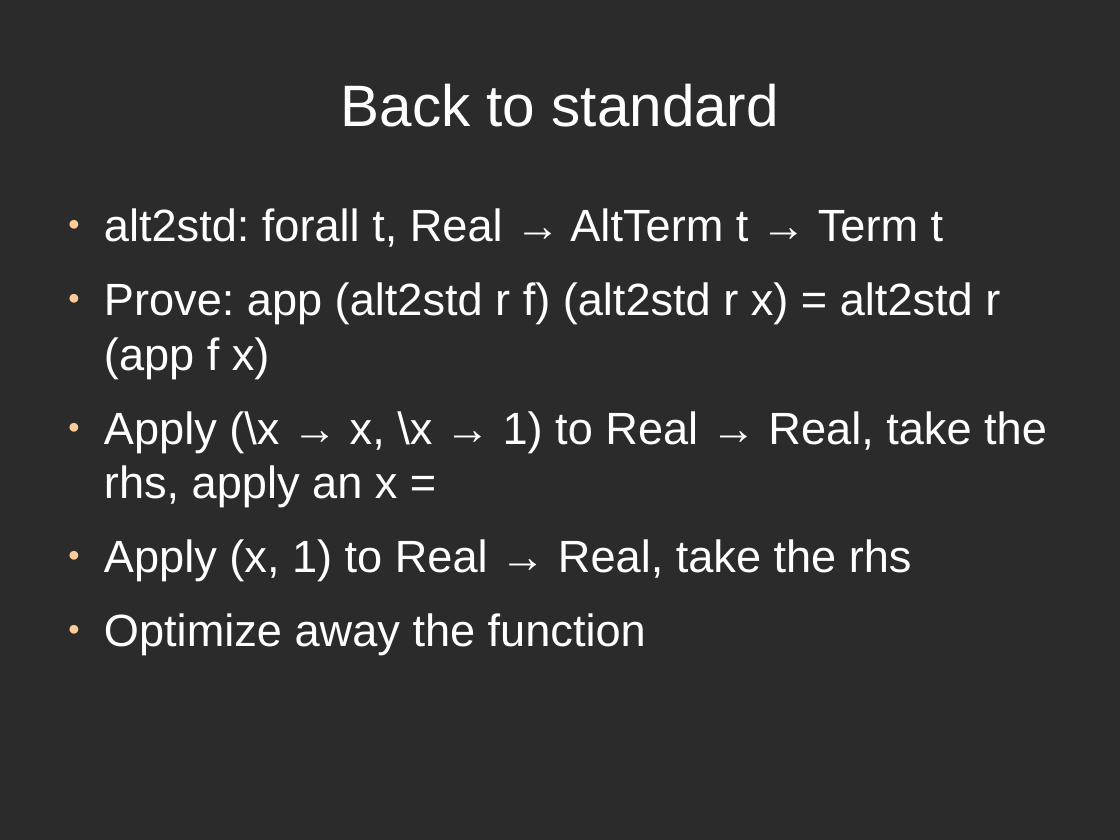
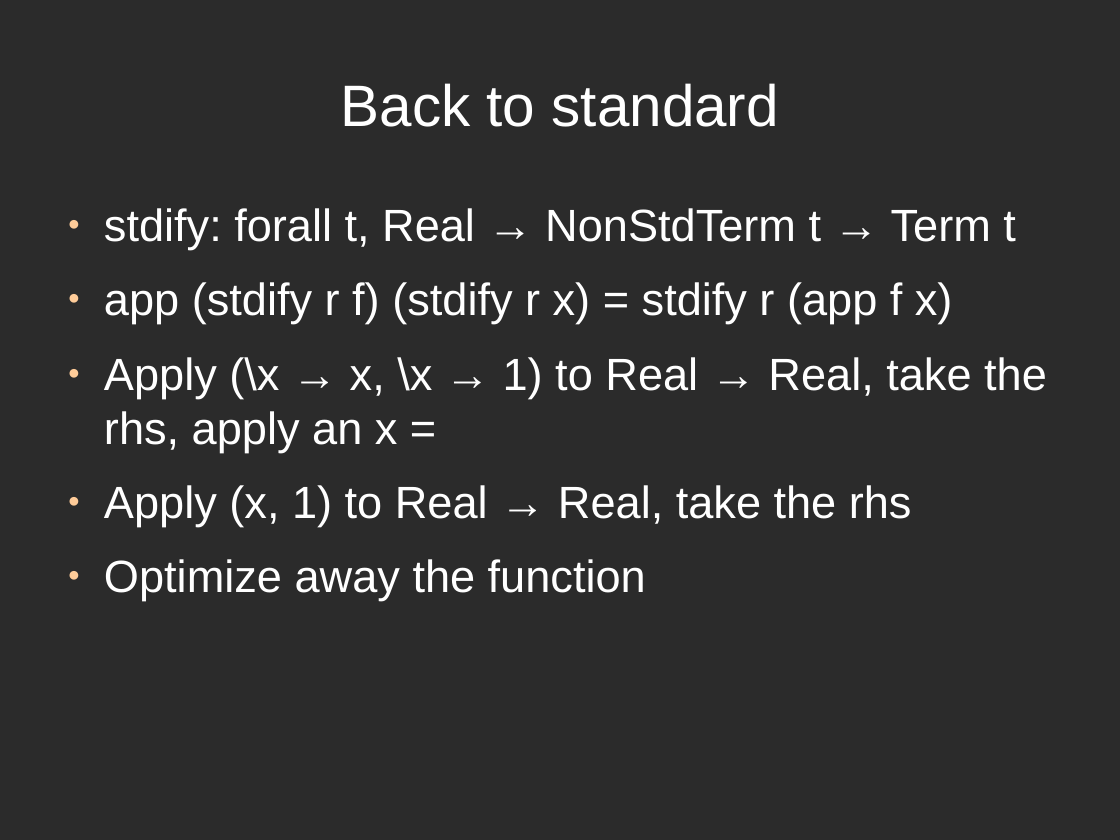
Before and after one commit to ThoughtWorksInc/DeepDarkFantasy, a slide deck: slide 15 of Talk.odp (slide 14 before the commit). Drawn at 1120x840 pixels with LibreOffice and Linux fonts; fonts in the diff are those of the drawing; background and template pictures are left out; a plain dark background stands for a picture behind light text. Boxes give left, top, right and bottom in pixels: in the first picture for what was removed or moved away, otherwise in the second. Text is boxed around its words. In the diff, an @@ line names an element or a change of style, - is before the commit and + after.

```diff
--- a/Talk.odp
+++ b/Talk.odp
@@ text at [104,208,1016,324]: text changed @@
-● alt2std: forall t, Real → AltTerm t → Term t
-● Prove: app (alt2std r f) (alt2std r x) = alt2std r (app f x)
+● stdify: forall t, Real → NonStdTerm t → Term t
+● app (stdify r f) (stdify r x) = stdify r (app f x)
```
Also in this commit, not shown: 17 other slides changed, 1 slide added, 1 slide removed.
